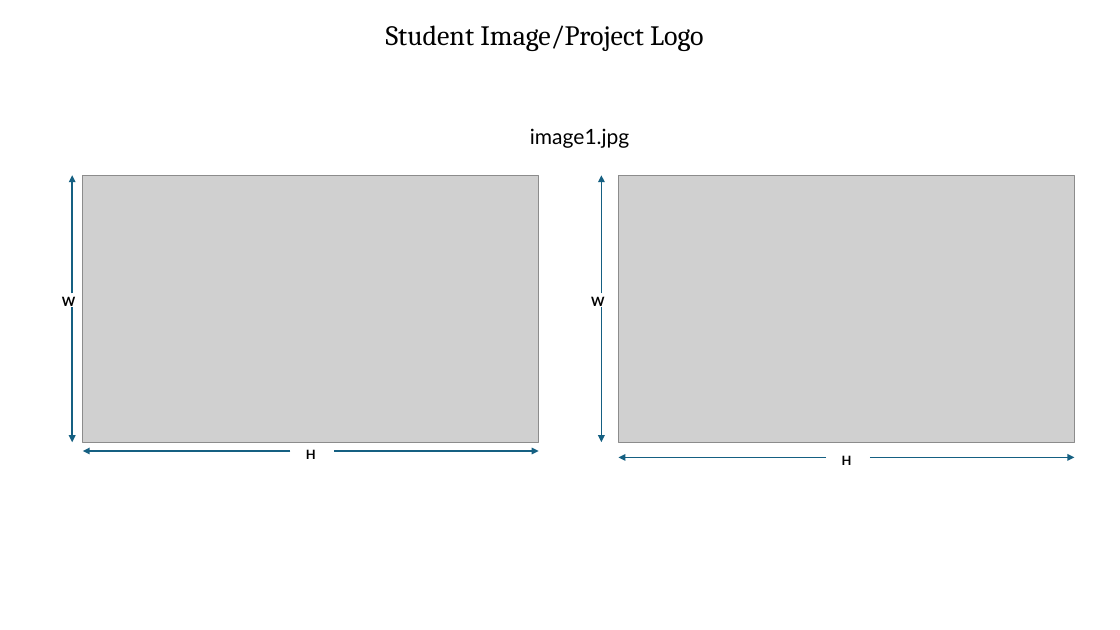
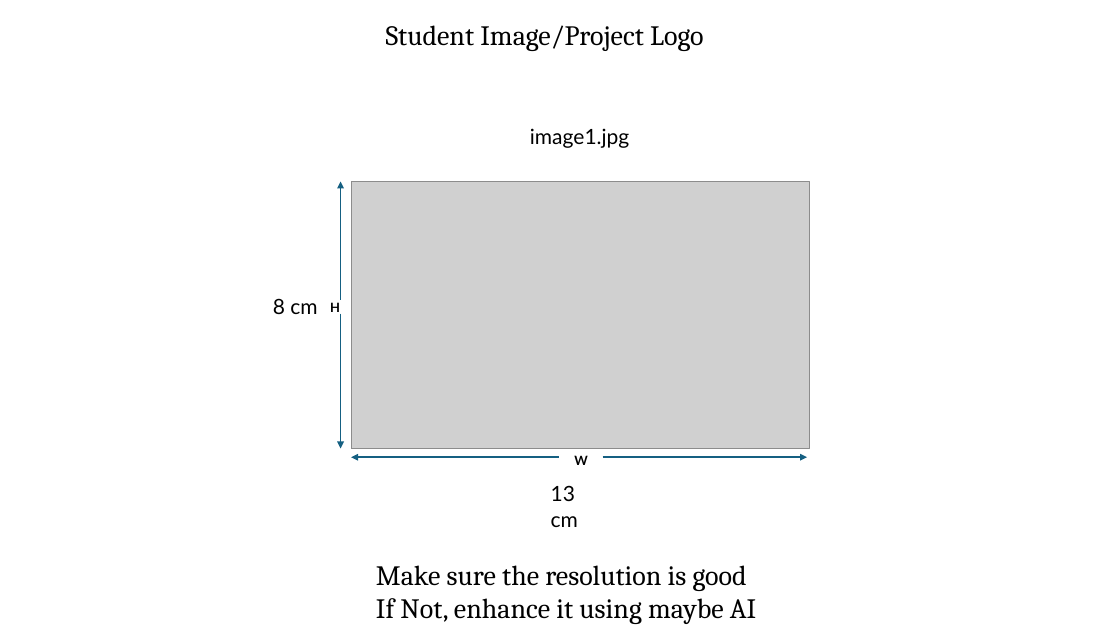
Before and after one commit to RoadwayVR/SmartCities, a slide deck: slide 1 of SMRTTECH4SC3-Lab5/assets/img/images.pptx. Drawn at 1120x630 pixels with LibreOffice and Linux fonts; fonts in the diff are those of the drawing; grey boxes stand for pictures. Boxes give left, top, right and bottom in pixels: in the first picture for what was removed or moved away, otherwise in the second. Text is boxed around its words. In the diff, an @@ line names an element or a change of style, - is before the commit and + after.

```diff
--- a/SMRTTECH4SC3-Lab5/assets/img/images.pptx
+++ b/SMRTTECH4SC3-Lab5/assets/img/images.pptx
@@ arrow removed from (602, 293) to (602, 176) @@
@@ picture removed at box(618, 176, 1075, 443) @@
@@ 4 arrows, 1 picture: place and size @@
-4 arrows, 1 picture at box(72, 176, 539, 451)
+4 arrows, 1 picture at box(341, 181, 807, 457)
@@ picture added at box(351, 181, 810, 449) @@
@@ text added at box(273, 298, 317, 314), 18 pt, text #000000 @@
+8 cm
@@ text "H": place and size @@
-text "H" at box(306, 449, 316, 459)
+text "H" at box(330, 302, 340, 312)
@@ text removed at box(591, 296, 604, 308) @@
-W
@@ arrow removed from (602, 308) to (602, 442) @@
@@ text "W": place and size @@
-text "W" at box(62, 296, 75, 308)
+text "W" at box(574, 455, 587, 465)
@@ arrow removed from (827, 458) to (618, 458) @@
@@ text removed at box(842, 455, 852, 465) @@
-H
@@ arrow removed from (870, 458) to (1075, 458) @@
@@ text added at box(551, 485, 578, 527), 18 pt, text #000000 @@
+13 cm
@@ text added at box(376, 565, 756, 624), 24 pt, text #000000 @@
+Make sure the resolution is good
+If Not, enhance it using maybe AI
```
Also in this commit, not shown: 3 other slides changed, 3 slides added, 3 slides removed, 1 other file.
